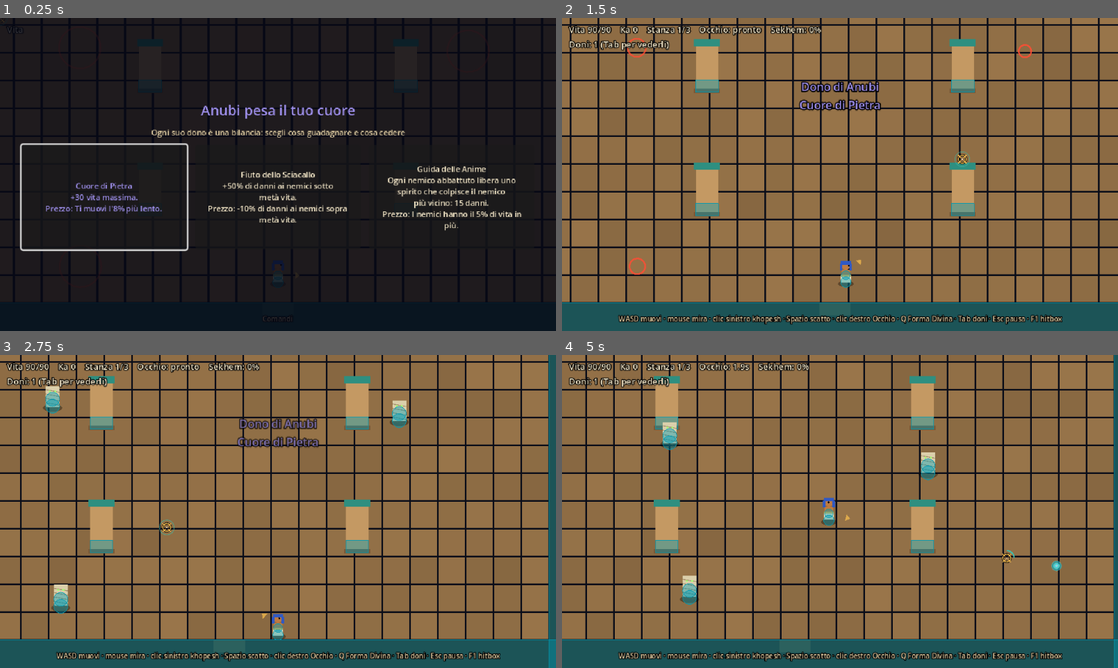
Above: before the commit, frames 1-4 (two rows, left to right).
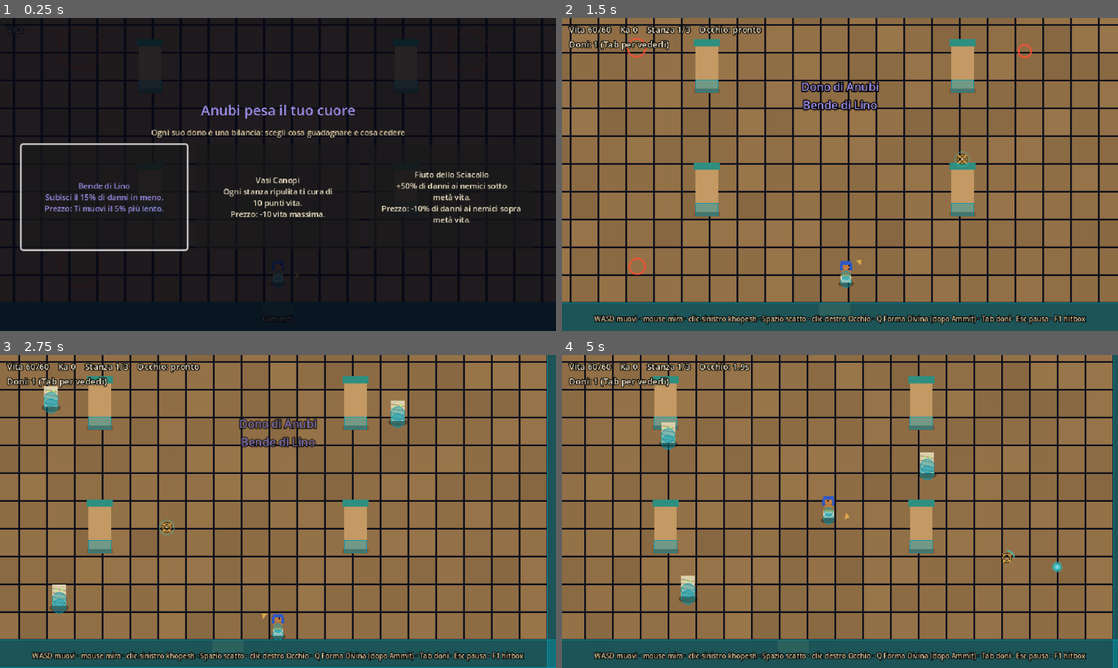
Above: after the commit, the same moments.

Repository: GiuseppeValguarnera/Duat
Game: Godot game, scene res://scenes/game.tscn
Same seed, same stepped clock (60 frames per second), same inputs: the game is played once before the commit and once after it.
Inputs (mouse positions are in pixels of both pictures, inside the frame that each line leads up to):
- Up to frame 1 (0.25 s): no input
- Up to frame 2 (1.5 s): click (667, 196) at 0.5 s, where only the run before the commit has a clickable "Cuore di Pietra +30 vita mass…"; tap Enter (ui_accept) at 1.25 s; move the mouse to (962, 158) at 1.27 s; hold D (move_right) from 1.28 s (still down); hold J (attack) from 1.28 s (still down); click (962, 158) at 1.42 s
- Up to frame 3 (2.75 s): tap Enter (ui_accept) at 1.52, 2.27 s; tap Q (super) at 1.55, 2.1 s; move the mouse to (166, 527) at 2.02 s; release D (move_right) at 2.03 s; release J (attack) at 2.03 s; hold S (move_down) from 2.03 s (still down); click (166, 527) at 2.17 s; tap J (attack) at 2.3 s
- Up to frame 4 (5 s): move the mouse to (895, 442) at 2.77 s; release S (move_down) at 2.78 s; hold D (move_right) 2.78-3.53 s; hold J (attack) 2.78-3.53 s; click (895, 442) at 2.92 s; tap Q (super) at 3.05, 4.55 s; move the mouse to (812, 574) at 3.52 s; hold W (move_up) 3.53-4.28 s; tap Space (dash) at 3.6 s; click (812, 574) at 3.67 s; tap Enter (ui_accept) at 3.77, 4.52 s; tap J (attack) at 3.8 s; move the mouse to (1006, 558) at 4.27 s; hold A (move_left) from 4.28 s (still down); tap L (special) at 4.35 s; click (1006, 558) at 4.42 s

The runs differ from the first frame. In frame 1, 3.7% of the frame differs, in the area x 8-94%, y 47-68%; in frame 2, 2.2%; in frame 3, 13%, in the area x 0-100%, y 0-100%; in frame 4, 11%.

Commit message:
Sekhem sbloccato da Ammit, prima stanza senza ricompensa, 10 doni di Anubi
- Il Sekhem e la Forma Divina si sbloccano per sempre la prima volta che sconfiggi Ammit (salvataggio in user://duat_save.cfg)
- La prima stanza non ha ricompensa: il primo dono è quello di Anubi
- Anubi: 5 nuovi doni-bilancia (Vasi Canopi, Apertura della Bocca, Bende di Lino, Custode della Necropoli, Offerte ai Defunti)
- Sekhmet di nuovo disponibile da subito
- Rimosse da project.godot due righe di test caricate per errore

Co-Authored-By: Claude Opus 5.5 <noreply@anthropic.com>
Claude-Session: https://claude.ai/code/session_01JdaaTkfdpffRsD8v14kCLC

Diff:
--- a/project.godot
+++ b/project.godot
@@ -15,8 +15,7 @@
 Inputs="*res://scripts/input_setup.gd"
 Fx="*res://scripts/fx.gd"
 Run="*res://scripts/run.gd"
-AutoTest="*res://autotest.gd"
-AutoTest="*res://autotest.gd"
+Meta="*res://scripts/meta.gd"
 
 [display]
 
--- a/scripts/boons.gd
+++ b/scripts/boons.gd
@@ -3,8 +3,8 @@
 ## Per aggiungere un dono: una riga in ALL, poi il suo effetto in run.gd.
 
 const MAX_LEVEL := 3
-## Da quale stanza in poi un dio può comparire (1 = da subito). Sekhmet è forte: arriva più tardi.
-const MIN_ROOM := {"sekhmet": 3}
+## Da quale stanza in poi un dio può comparire (1 = da subito). Es.: {"sekhmet": 3}
+const MIN_ROOM := {}
 ## Probabilità che tra le tre scelte compaia il dono pesante del dio.
 const HEAVY_CHANCE := 0.35
 
@@ -54,6 +54,11 @@
 	"anubi_stone": {"god": "anubi", "balanced": true, "name": "Cuore di Pietra", "desc": "+%d vita massima.", "values": [30], "cost": "Ti muovi l'8% più lento."},
 	"anubi_jackal": {"god": "anubi", "balanced": true, "name": "Fiuto dello Sciacallo", "desc": "+%d%% di danni ai nemici sotto metà vita.", "values": [50], "cost": "-10% di danni ai nemici sopra metà vita."},
 	"anubi_scale": {"god": "anubi", "balanced": true, "name": "Bilancia Giusta", "desc": "Chi ti colpisce subisce il %d%% del danno che ti ha fatto.", "values": [150], "cost": "Subisci il 10% di danni in più."},
+	"anubi_canopic": {"god": "anubi", "balanced": true, "name": "Vasi Canopi", "desc": "Ogni stanza ripulita ti cura di %d punti vita.", "values": [10], "cost": "-10 vita massima."},
+	"anubi_mouth": {"god": "anubi", "balanced": true, "name": "Apertura della Bocca", "desc": "L'Occhio di Horus si ricarica il %d%% più in fretta.", "values": [35], "cost": "L'Occhio di Horus fa il 10% di danni in meno."},
+	"anubi_linen": {"god": "anubi", "balanced": true, "name": "Bende di Lino", "desc": "Subisci il %d%% di danni in meno.", "values": [15], "cost": "Ti muovi il 5% più lento."},
+	"anubi_guardian": {"god": "anubi", "balanced": true, "name": "Custode della Necropoli", "desc": "Il terzo colpo della combo fa il %d%% di danni in più.", "values": [50], "cost": "I primi due colpi della combo fanno il 10% di danni in meno."},
+	"anubi_tribute": {"god": "anubi", "balanced": true, "name": "Offerte ai Defunti", "desc": "Ottieni il %d%% di Ka in più dai nemici.", "values": [40], "cost": "-5 vita massima."},
 	"anubi_guide": {"god": "anubi", "balanced": true, "name": "Guida delle Anime", "desc": "Ogni nemico abbattuto libera uno spirito che colpisce il nemico più vicino: %d danni.", "values": [15], "cost": "I nemici hanno il 5% di vita in più."},
 	"ra_heavy": {"god": "ra", "heavy": true, "name": "Ira del Sole", "desc": "Tutti i tuoi colpi incendiano, e le fiamme fanno il 60% di danni in più.", "cost": "L'Occhio di Horus si ricarica il 50% più lentamente."},
 	"sekhmet_heavy": {"god": "sekhmet", "heavy": true, "name": "Sete Insaziabile", "desc": "+50% ai danni del khopesh.", "cost": "Finché ci sono nemici nella stanza perdi 1 punto vita ogni 3 secondi."},
--- a/scripts/game.gd
+++ b/scripts/game.gd
@@ -65,8 +65,8 @@
 	var listener := PanelListener.new()
 	listener.game = self
 	add_child(listener)
-	var first := Boons.gods_with_boons(Run.boons, 1)
-	start_room({"kind": "boon", "god": first.pick_random()})
+	# la prima stanza non ha ricompensa: il primo dono è quello di Anubi
+	start_room({"kind": "none"})
 	_show_anubi_menu()
 
 
@@ -192,6 +192,12 @@
 		player.heal(Run.val("sobek_river"))
 	if Run.has("iside_heavy"):
 		player.heal(roundf(Run.max_hp * 0.25))
+	if Run.has("anubi_canopic"):
+		player.heal(Run.val("anubi_canopic"))
+	if current_reward.get("kind", "none") == "none":
+		_banner("Stanza ripulita", "Scegli una porta: la ricompensa è scritta sopra", Color(0.94, 0.72, 0.3))
+		_open_doors()
+		return
 	var p = PickupScript.new()
 	p.kind = current_reward["kind"]
 	p.god = current_reward.get("god", "")
@@ -609,7 +615,14 @@
 	for c in world.get_children():
 		if c is Enemy and not c.dead:
 			c.die()
-	_banner("Ammit è caduta", "Il primo cancello del Duat si apre", Color(0.94, 0.72, 0.3))
+	Meta.ammit_wins += 1
+	var first_win := not Meta.sekhem_unlocked
+	Meta.sekhem_unlocked = true
+	Meta.save()
+	if first_win:
+		_banner("Ammit ti cede il suo Sekhem", "Dalla prossima discesa potrai caricare la Forma Divina", Color(1, 0.85, 0.4))
+	else:
+		_banner("Ammit è caduta", "Il primo cancello del Duat si apre", Color(0.94, 0.72, 0.3))
 	await get_tree().create_timer(2.0).timeout
 	_victory()
 
@@ -645,7 +658,8 @@
 		if c is Enemy:
 			c.queue_free()
 	message.visible = true
-	message.text = "Hai sconfitto Ammit!\nLa Prima Ora è superata. Ka totale: %d\n\nPremi R (o Start) per ricominciare" % Run.ka
+	var extra := "\nNuovo potere sbloccato: il Sekhem e la Forma Divina (Q / LT)" if Meta.ammit_wins == 1 else ""
+	message.text = "Hai sconfitto Ammit!\nLa Prima Ora è superata. Ka totale: %d%s\n\nPremi R (o Start) per ricominciare" % [Run.ka, extra]
 
 
 # ---------------------------------------------------------------- ogni frame
@@ -667,7 +681,9 @@
 	if player.divine_t > 0.0:
 		sek = "FORMA DIVINA %.1fs" % player.divine_t
 	var room_txt := "Ammit · colonne: %d" % pillars.size() if Run.room > Run.ROOMS_PER_RUN else "Stanza %d/%d" % [Run.room, Run.ROOMS_PER_RUN]
-	hud.text = "Vita %d/%d    Ka %d    %s    Occhio: %s    Sekhem: %s" % [ceili(player.hp), int(player.max_hp), Run.ka, room_txt, eye_txt, sek]
+	hud.text = "Vita %d/%d    Ka %d    %s    Occhio: %s" % [ceili(player.hp), int(player.max_hp), Run.ka, room_txt, eye_txt]
+	if Run.sekhem_unlocked():
+		hud.text += "    Sekhem: %s" % sek
 	if boss != null and is_instance_valid(boss) and not boss.dead:
 		boss_fill.size.x = boss_bar.size.x * clampf(boss.hp / boss.max_hp, 0.0, 1.0)
 	var n := Run.boons.size() + Run.blessings.size()
@@ -692,7 +708,7 @@
 	if Fx.device == "pad":
 		help.text = "Levetta sinistra muovi · destra mira · RB khopesh · RT Occhio · LB/A scatto · LT Forma Divina · Select doni · Start pausa"
 	else:
-		help.text = "WASD muovi · mouse mira · clic sinistro khopesh · Spazio scatto · clic destro Occhio · Q Forma Divina · Tab doni · Esc pausa · F1 hitbox"
+		help.text = "WASD muovi · mouse mira · clic sinistro khopesh · Spazio scatto · clic destro Occhio · Q Forma Divina (dopo Ammit) · Tab doni · Esc pausa · F1 hitbox"
 
 
 # ---------------------------------------------------------------- muri e pavimento
--- /dev/null
+++ b/scripts/meta.gd
@@ -0,0 +1,23 @@
+extends Node
+## Progressi che restano tra una run e l'altra, salvati su disco.
+## Per ora: cosa hai sbloccato sconfiggendo i boss.
+## Il file è in user://duat_save.cfg (su Windows: %APPDATA%\Godot\app_userdata\Duat).
+
+const PATH := "user://duat_save.cfg"
+
+var sekhem_unlocked := false          ## si sblocca la prima volta che sconfiggi Ammit
+var ammit_wins := 0
+
+
+func _ready() -> void:
+	var cfg := ConfigFile.new()
+	if cfg.load(PATH) == OK:
+		sekhem_unlocked = cfg.get_value("sblocchi", "sekhem", false)
+		ammit_wins = cfg.get_value("boss", "ammit", 0)
+
+
+func save() -> void:
+	var cfg := ConfigFile.new()
+	cfg.set_value("sblocchi", "sekhem", sekhem_unlocked)
+	cfg.set_value("boss", "ammit", ammit_wins)
+	cfg.save(PATH)
--- a/scripts/player.gd
+++ b/scripts/player.gd
@@ -231,7 +231,7 @@
 	swing_dir = _assisted(aim, swing_range + 24.0)
 	knock = swing_dir * c["lunge"]
 
-	var dmg: float = attack_damage * Run.khopesh_mult() * c["mult"]
+	var dmg: float = attack_damage * Run.khopesh_mult() * c["mult"] * Run.combo_mult(swing_index)
 	if divine_t > 0.0:
 		dmg *= divine_damage_mult
 	if leap_ready:
--- a/scripts/run.gd
+++ b/scripts/run.gd
@@ -56,6 +56,12 @@
 	if id == "bastet_heavy":
 		max_hp = maxf(20.0, max_hp - 15.0)
 		hp = minf(hp, max_hp)
+	if id == "anubi_canopic":
+		max_hp -= 10.0
+		hp = minf(hp, max_hp)
+	if id == "anubi_tribute":
+		max_hp -= 5.0
+		hp = minf(hp, max_hp)
 	if id == "anubi_light":
 		max_hp -= 10.0
 		hp = minf(hp, max_hp)
@@ -96,8 +102,13 @@
 
 # --- Sekhem -----------------------------------------------------------------------
 
+## Il Sekhem è il dono di Ammit: si sblocca per sempre la prima volta che la sconfiggi.
+func sekhem_unlocked() -> bool:
+	return Meta.sekhem_unlocked
+
+
 func add_sekhem(amount: float) -> void:
-	if divine:
+	if divine or not sekhem_unlocked():
 		return
 	var m := 1.5 if has("set_sekhem") else 1.0
 	m *= 1.0 + val("iside_word") / 100.0
@@ -128,7 +139,10 @@
 
 
 func eye_damage_mult() -> float:
-	return (1.0 + val("thoth_scribe") / 100.0) * (1.0 + val("ra_eye") / 100.0) * all_damage_mult()
+	var m := (1.0 + val("thoth_scribe") / 100.0) * (1.0 + val("ra_eye") / 100.0) * all_damage_mult()
+	if has("anubi_mouth"):
+		m *= 0.9
+	return m
 
 
 func eye_cooldown_mult() -> float:
@@ -137,6 +151,8 @@
 		m *= 1.5
 	if has("thoth_heavy"):
 		m *= 0.45
+	if has("anubi_mouth"):
+		m *= 1.0 - val("anubi_mouth") / 100.0
 	return m
 
 
@@ -170,6 +186,8 @@
 		m *= 0.92
 	if has("sobek_heavy"):
 		m *= 0.85
+	if has("anubi_linen"):
+		m *= 0.95
 	return m
 
 
@@ -189,6 +207,8 @@
 		m *= 1.1
 	m *= 1.0 - val("sobek_skin") / 100.0
 	m *= low_hp_guard()
+	if has("anubi_linen"):
+		m *= 1.0 - val("anubi_linen") / 100.0
 	return m
 
 
@@ -208,7 +228,16 @@
 
 
 func ka_mult() -> float:
-	return 1.5 if has("set_greed") else 1.0
+	var m := 1.5 if has("set_greed") else 1.0
+	m *= 1.0 + val("anubi_tribute") / 100.0
+	return m
+
+
+## Custode della Necropoli: il terzo colpo della combo pesa di più, i primi due di meno.
+func combo_mult(index: int) -> float:
+	if not has("anubi_guardian"):
+		return 1.0
+	return 1.0 + val("anubi_guardian") / 100.0 if index == 2 else 0.9
 
 
 # --- Bastet, Sobek, Iside ---------------------------------------------------------
Not shown, added: scripts/meta.gd.uid
Not shown, changed: README.md
